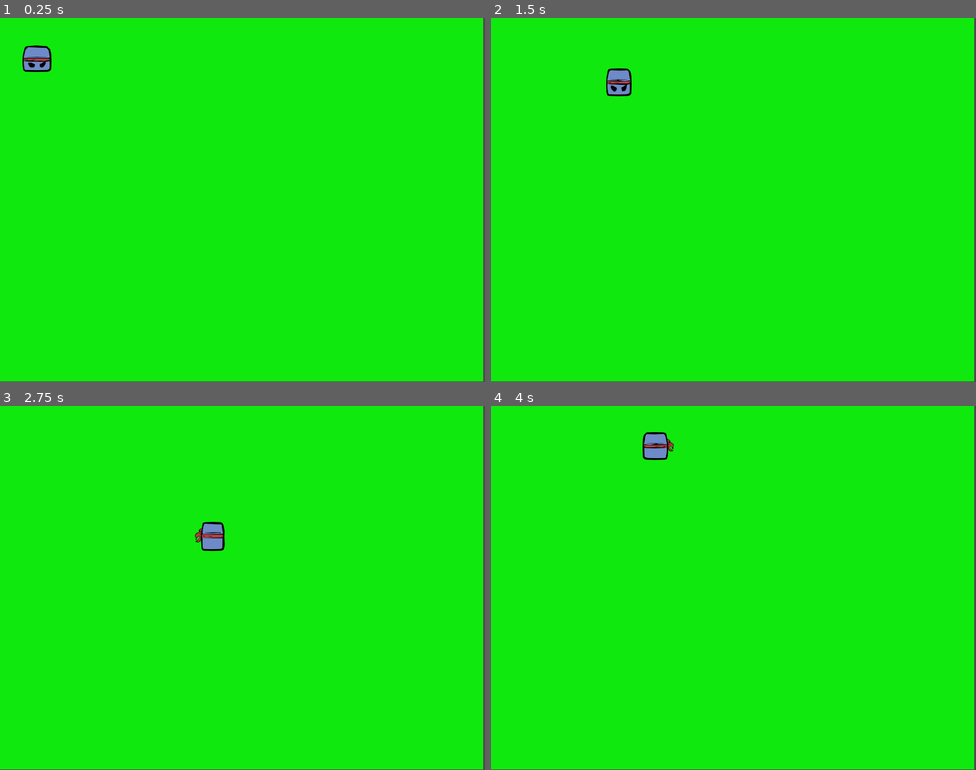
Above: before the commit, frames 1-4 (two rows, left to right).
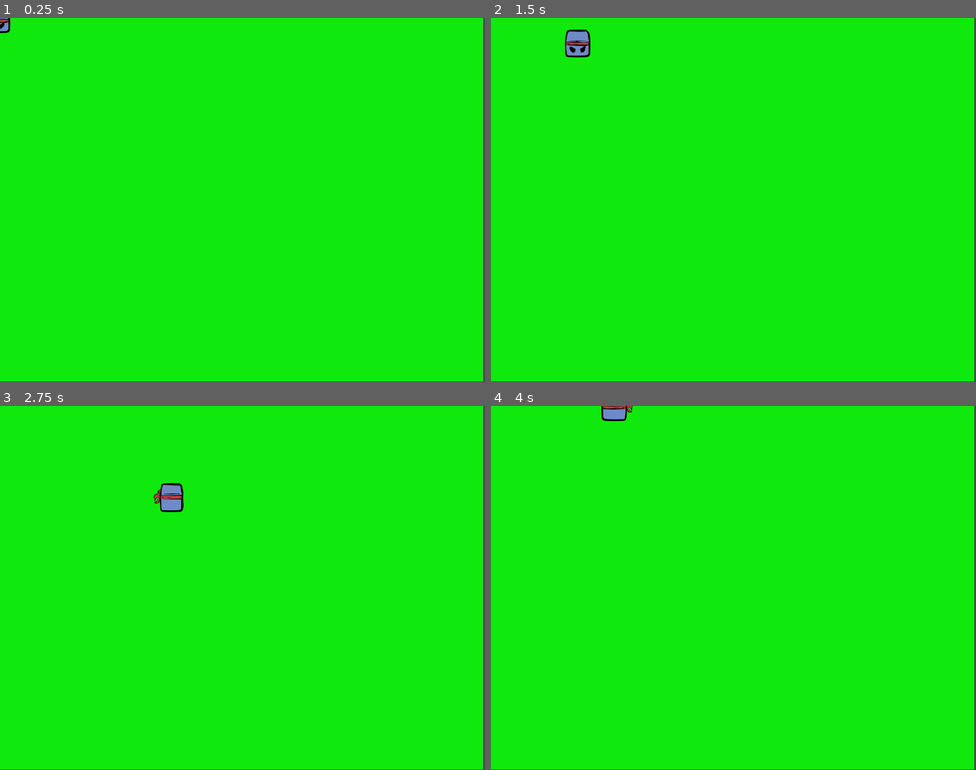
Above: after the commit, the same moments.

Repository: hipstarVenom/so-im-a-square
Game: Godot game, scene res://Scene/Main/main.tscn
Same seed, same stepped clock (60 frames per second), same inputs: the game is played once before the commit and once after it. The project has no main scene, so this scene is started directly.
Inputs:
- Up to frame 1 (0.25 s): no input
- Up to frame 2 (1.5 s): hold Right (ui_right) 0.53-1.28 s; hold Down (ui_down) from 1.28 s (still down)
- Up to frame 3 (2.75 s): release Down (ui_down) at 2.03 s; hold Right (ui_right) from 2.03 s (still down)
- Up to frame 4 (4 s): release Right (ui_right) at 2.78 s; hold Up (ui_up) 2.78-3.53 s; hold Left (ui_left) from 3.53 s (still down)

The runs differ from the first frame. In frame 1, 0.5% of the frame differs, in the area x 0-11%, y 0-15%; in frame 2, 0.8%; in frame 3, 0.8%, in the area x 31-47%, y 21-40%; in frame 4, 0.7%.

Commit message:
fix : collision shape

Diff:
--- a/so-i-am-a-square-so-what-/Scene/Player/player.tscn
+++ b/so-i-am-a-square-so-what-/Scene/Player/player.tscn
@@ -337,7 +337,7 @@
 }]
 
 [sub_resource type="CircleShape2D" id="CircleShape2D_67a6e"]
-radius = 14.1421
+radius = 23.0217
 
 [node name="player" type="Node2D"]
 
@@ -345,6 +345,7 @@
 script = ExtResource("1_yic5t")
 
 [node name="AnimatedSprite2D" type="AnimatedSprite2D" parent="CharacterBody2D"]
+position = Vector2(-68, -64)
 sprite_frames = SubResource("SpriteFrames_a1qst")
 animation = &"idle_up_right"
 centered = false
